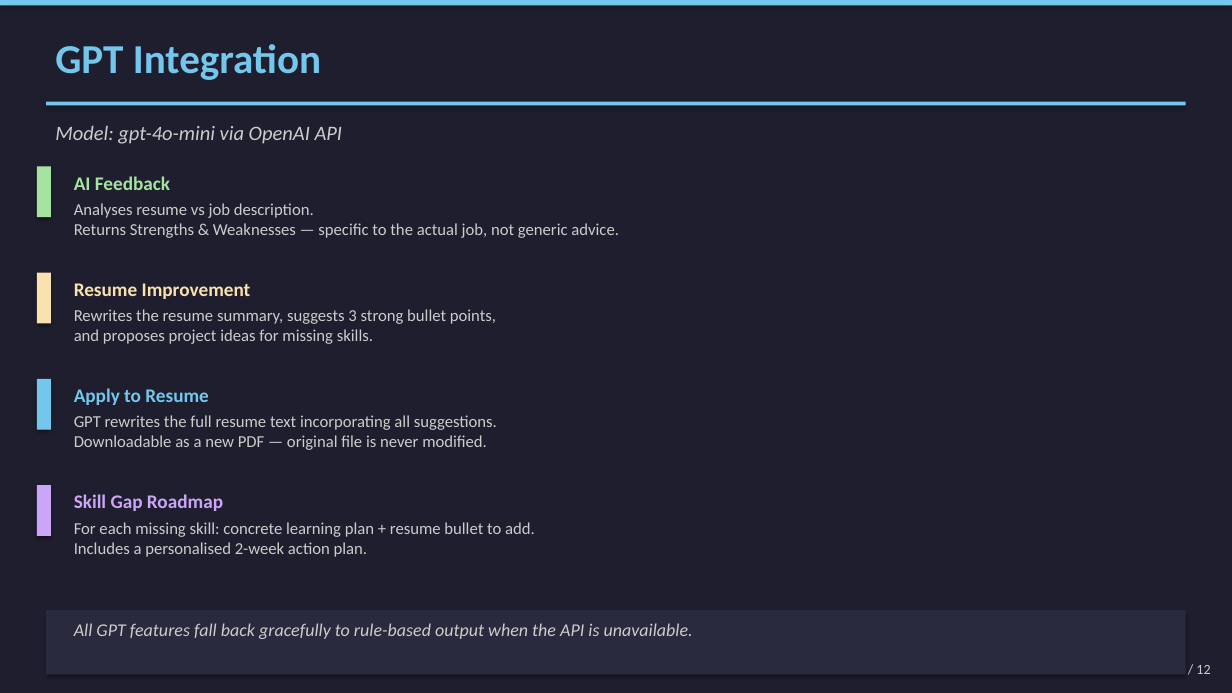
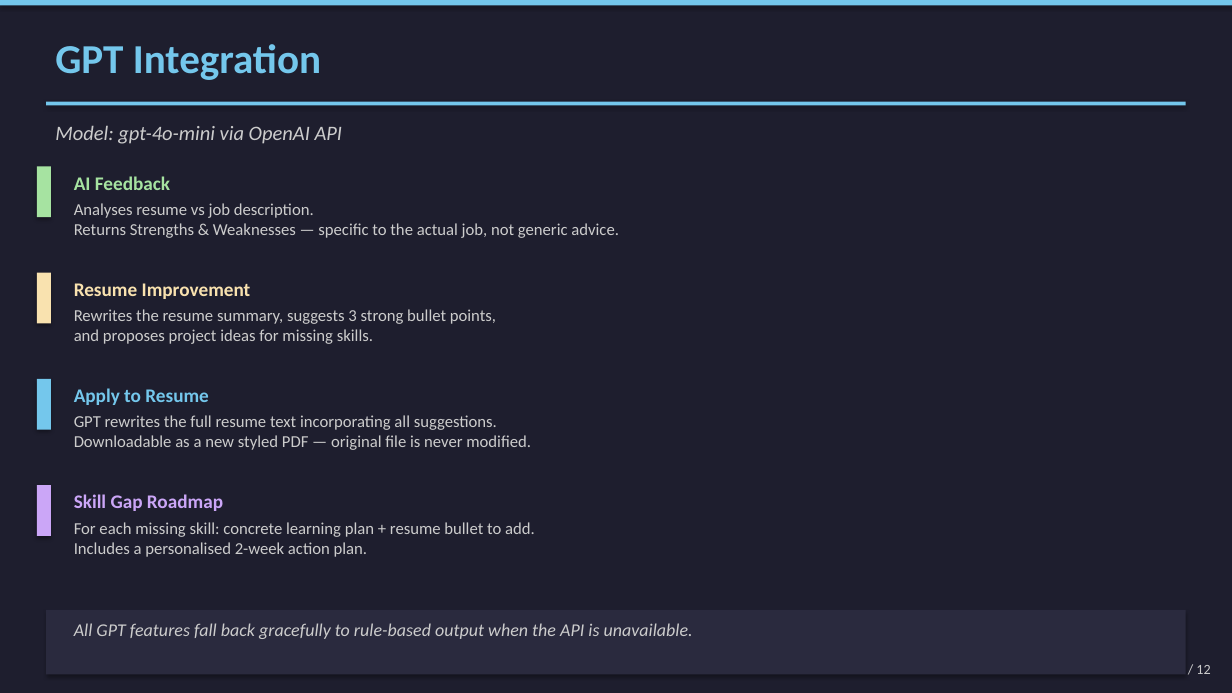
Before and after one commit to siemgls/ai-resume-job-matcher, a slide deck: slide 7 of AI_Resume_Job_Matcher_Presentation.pptx. Drawn at 1232x693 pixels with LibreOffice and Linux fonts; fonts in the diff are those of the drawing. Boxes give left, top, right and bottom in pixels: in the first picture for what was removed or moved away, otherwise in the second. Text is boxed around its words. In the diff, an @@ line names an element or a change of style, - is before the commit and + after.

```diff
--- a/AI_Resume_Job_Matcher_Presentation.pptx
+++ b/AI_Resume_Job_Matcher_Presentation.pptx
@@ text at bbox=[74, 415, 531, 450]: text changed @@
-GPT rewrites the full resume text incorporating all suggestions.
-Downloadable as a new PDF — original file is never modified.
+GPT rewrites the full resume text incorporating all suggestions.
+Downloadable as a new styled PDF — original file is never modified.
```
Also in this commit, not shown: 9 other slides changed, 2 other files.
